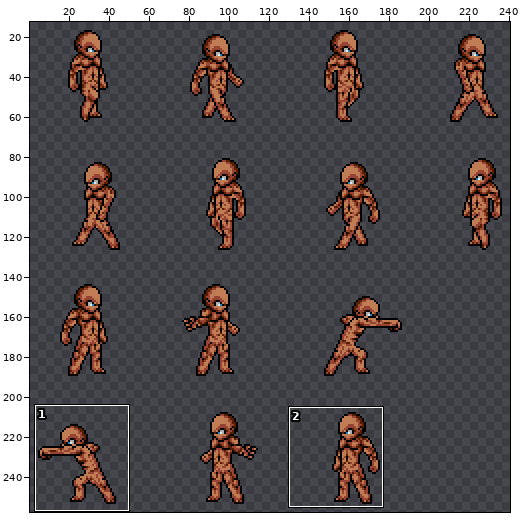
Two states of a sprite sheet, img/units/skin3.png. Above, an overview of the earlier version with the close-up marked.
Close-up. Before:
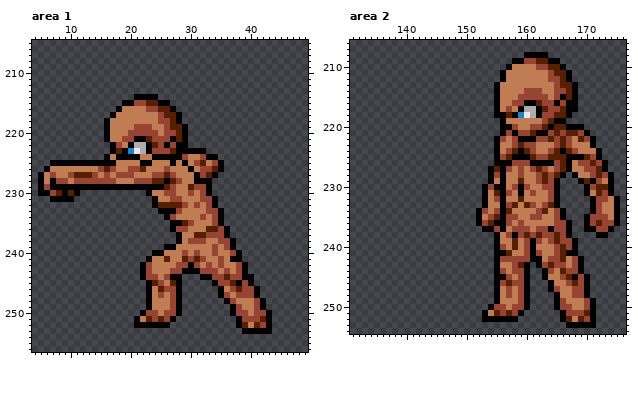
The file is 500x500 pixels. Colours within 5 levels of each other are drawn and written as one. Shown: area 1: x 4..49, y 205..256; area 2: x 131..176, y 206..254. The wide view leaves out empty margins. The commit also changed other parts of the picture, which this record leaves out.
After:
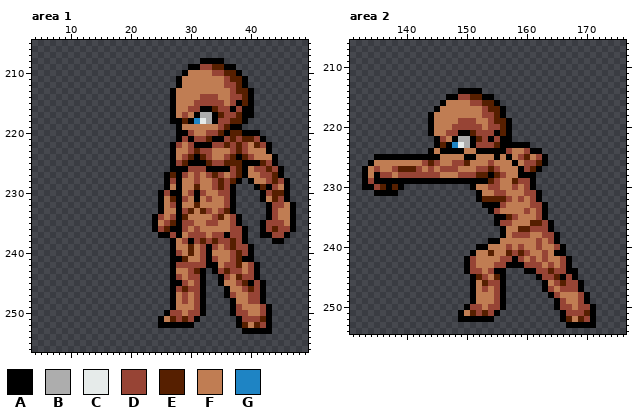
Palette (. is transparent): A #000000  B #adadad  C #e6ebea  D #974435  E #561f00  F #c07d53  G #1e84c4
Diff:
Changed rows in their new state; - is an unchanged pixel.
Area 1:
first column x 5:
208 ---------------------------AAAA------------
209 -------------------------AADDEEAA----------
210 ------------------------AFFFFDDEEA---------
211 -----------------------AFFFFFFFDEEA--------
212 -----------------------AFFFFFFFDDEA--------
213 ----------------------AFFFFFFFFFDEEA-------
214 ----------------....--AFFFFDDDFFDDEA-------
215 --------------........AFFFDDDDDFDAEA-------
216 -------------.........-FFDDAAEDDADAA-------
217 ------------..........AFDFABBAEDDEAA-------
218 -----------...........A-EAGCBADDEEA--------
219 -----------............AFFFFFFDEAA---------
220 -----------............A-DFFDDEAEEAAA------
221 -----------............ADADDEAADEDEEDA-----
222 ------------..........ADFDAAADDEDEDFEDA----
223 ------------..........AFFDEDDFFFDEDFFFA----
224 -----------...........-F-EAEDFFDEAEDFFFA---
225 --....................-DEAAAE-DEEEAAAEDA---
226 -.....................AAADD-AA-ADEAFDDEDA--
227 .....................AEAD-DFDEDFDEAFFDDEA--
228 .....................-DA--DFFDEDEA-AFFDEDA-
229 .....................AFA-FEFFDEDA---AEADFA-
230 .......-----------..A-AA--A-FFDDA----ADEEA-
231 --....-------------.A-EAD-AF-FFDA----AFEDA-
232 -------------------.AFDAF-E-FFFDA-----ADDFA
233 ---------------------FFADE-E-FDEA-----ADFFA
234 -------------------ADF-AE--F--EFDA----ADFFA
235 -------------------AFDE-D---D-FFDA---ADDDFA
236 -------------------ADE-A--D-FFFFDDA--ADEDDA
237 --------------------AAD--DDDF---DDA--AADDA-
238 ----------------------AFDA-EDE--EDA----AA--
239 ---------------------.---E-DA---EDDA-------
240 -------------------...ADFEFDAF---EDA-------
241 ------------------....AA-FF-ADF-DEAA-------
242 -----------------.....A--D-DAAFDDEFDA------
243 -----------------.....AFFDEA.ADED-FDA------
244 -----------------.....-DFDD-..ADFEDDA------
245 ------------------....A-DFDA-.AFFDE-DA-----
246 ------------------....ADEDDA--.AFF-EDA-----
247 ------------------....AFDFDA--.ADFF-DA-----
248 ------------------....AFDFDA---.A--D-------
249 ------------------....AFFFDA--------FDA----
250 -----------------....A-DFDDA--------F------
251 ----------------....AFEDEDA----------------
252 ----------------....--AAAA-----------------
Area 2:
first column x 133:
208 ---------------------------....------------
209 -------------------------........----------
210 ------------------------..........---------
211 -----------------------............--------
212 -----------------------............--------
213 ----------------------..............-------
214 ----------------AAAA--..............-------
215 --------------AADDEEAA..............-------
216 -------------AFFFFDDEE-.............-------
217 ------------AFFFFFFFDEEA............-------
218 -----------AFFFFFFFFDDE-...........--------
219 -----------AFFFFDDDFFDEEA.........---------
220 -----------AFFFDDDDDFDDE-............------
221 -----------AFFDDAAEDDDAEA.............-----
222 ------------ADFABBAEDADAA..............----
223 ------------AEAGCBADDDEAAAAA...........----
224 -----------AFAAAAFFAAA-A-FFDAA..........---
225 --AAAAAAAAAAAFFFFAAFFF-FAFDEF-A.........---
226 -AFFFFFFFFDEDFFDDEFFFDFFFAF-DE-..........--
227 AFDFFDEEEDFDFDDDFFFDDEDFF-ADEA...........--
228 AFADDFDDDDDDDFFFDDDEE-ED--AAA.....-.......-
229 ADAAAAAAAAAAAAAAAAAAAEDF-EDDA....---......-
230 AADEAEA-----------AFF-DF--F-A....----.....-
231 --AAAA-------------AF-DDF-FD-A...----.....-
232 -------------------AEEEED-D-DA...-----.....
233 ---------------------AADFF-F-DA..-----.....
234 -------------------..A-FF--D--A...----.....
235 -------------------...A-E---F-A...---......
236 -------------------...-D--F-EEDA...--......
237 --------------------...--FEED---...--.....-
238 ----------------------.AFD-DFF--A..----..--
239 ---------------------A---F-FF---A...-------
240 -------------------AAFFFDFDFFD---A..-------
241 ------------------AFFEFF-DE-FFD-AA..-------
242 -----------------ADFFFF--A-FDFDFFDA..------
243 -----------------ADFFFDDAAADDDFDF-A..------
244 -----------------ADDFD-A...-ADDEDDAA.------
245 ------------------AEDFE-....-ADDEAD-..-----
246 ------------------AFEDDA....--AFDE-DA.-----
247 ------------------AFDFDA....--ADFDD-A.-----
248 ------------------AFFFDA....---AD--F-------
249 ------------------AFFFDA....--------DA.----
250 -----------------ADDFD-A....--------D------
251 ----------------AFEDEDA....----------------
252 ----------------AAAA--....-----------------
Changed places in both close-ups, as pixel boxes (x1, y1, x2, y2):
changed: (38, 58, 296, 328)
changed: (362, 52, 620, 322)
